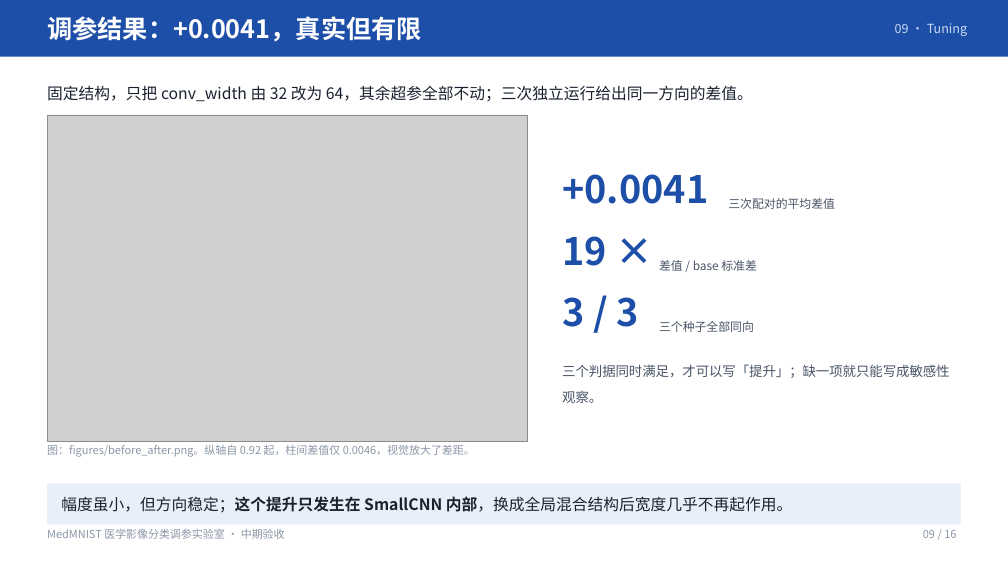
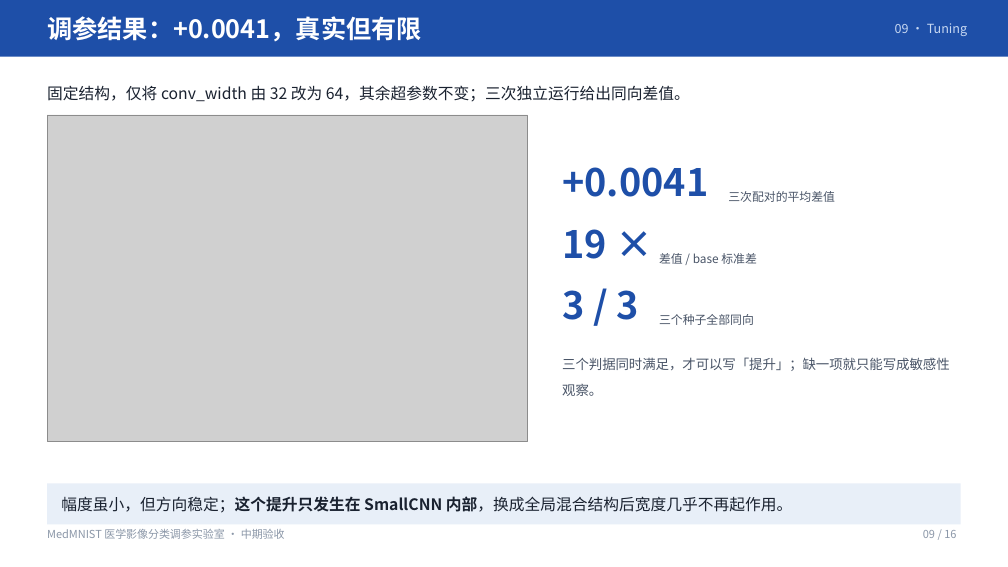
Before and after one commit to via453/medmnist-tuning-lab, a slide deck: slide 9 of MedMNIST调参实验室_汇报_学术版/MedMNIST调参实验室_汇报_学术版.pptx. Drawn at 1008x567 pixels with LibreOffice and Linux fonts; fonts in the diff are those of the drawing; grey boxes stand for pictures. Boxes give left, top, right and bottom in pixels: in the first picture for what was removed or moved away, otherwise in the second. Text is boxed around its words. In the diff, an @@ line names an element or a change of style, - is before the commit and + after.

```diff
--- a/MedMNIST调参实验室_汇报_学术版/MedMNIST调参实验室_汇报_学术版.pptx
+++ b/MedMNIST调参实验室_汇报_学术版/MedMNIST调参实验室_汇报_学术版.pptx
@@ text at (47, 85, 690, 102): text changed @@
-固定结构，只把 conv_width 由 32 改为 64，其余超参全部不动；三次独立运行给出同一方向的差值。
+固定结构，仅将 conv_width 由 32 改为 64，其余超参数不变；三次独立运行给出同向差值。
@@ 5 texts: place and size @@
-5 texts at (562, 174, 835, 327)
+5 texts at (562, 167, 835, 320)
@@ text "三个种子全部同向": place and size @@
-text "三个种子全部同向" at (659, 321, 754, 332)
+text "三个种子全部同向" at (659, 314, 754, 325)
@@ text "三个判据同时满足，才可以写「提升」；缺一项就只能写成敏感性观察。": place and size @@
-text "三个判据同时满足，才可以写「提升」；缺一项就只能写成敏感性观察。" at (562, 364, 949, 403)
+text "三个判据同时满足，才可以写「提升」；缺一项就只能写成敏感性观察。" at (562, 357, 949, 396)
@@ text removed at (47, 445, 475, 457) @@
-图：figures/before_after.png。纵轴自 0.92 起，柱间差值仅 0.0046，视觉放大了差距。
```
Also in this commit, not shown: 13 other slides changed, 40 other files.
